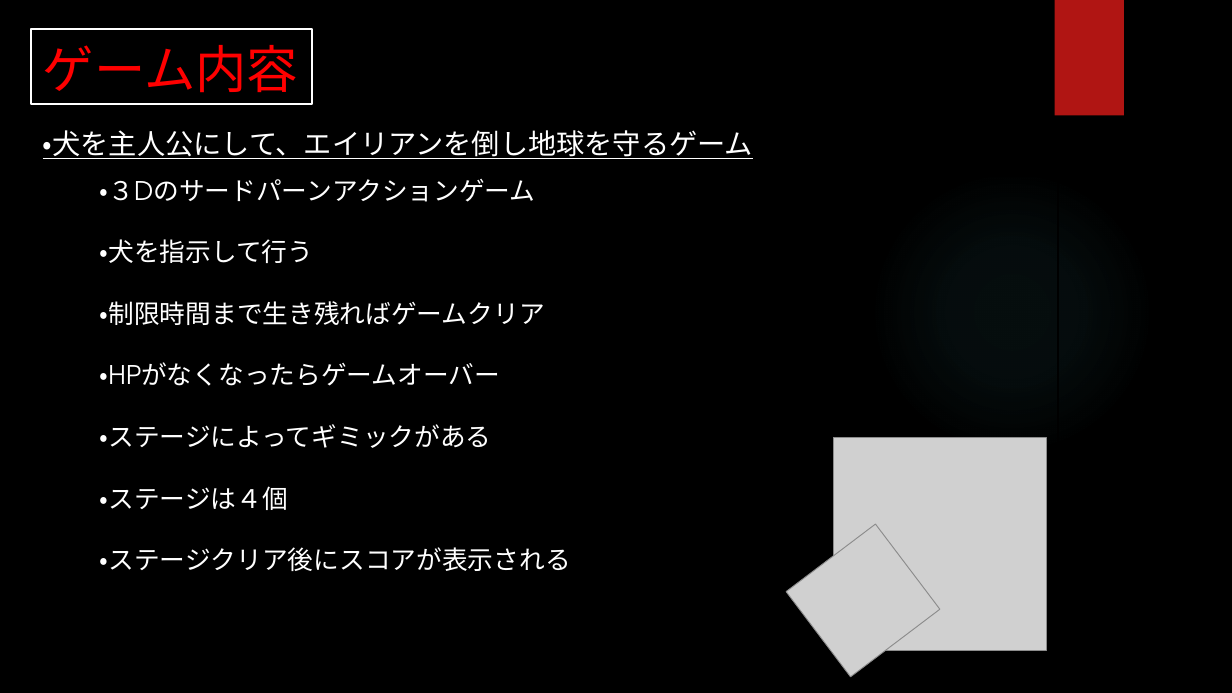
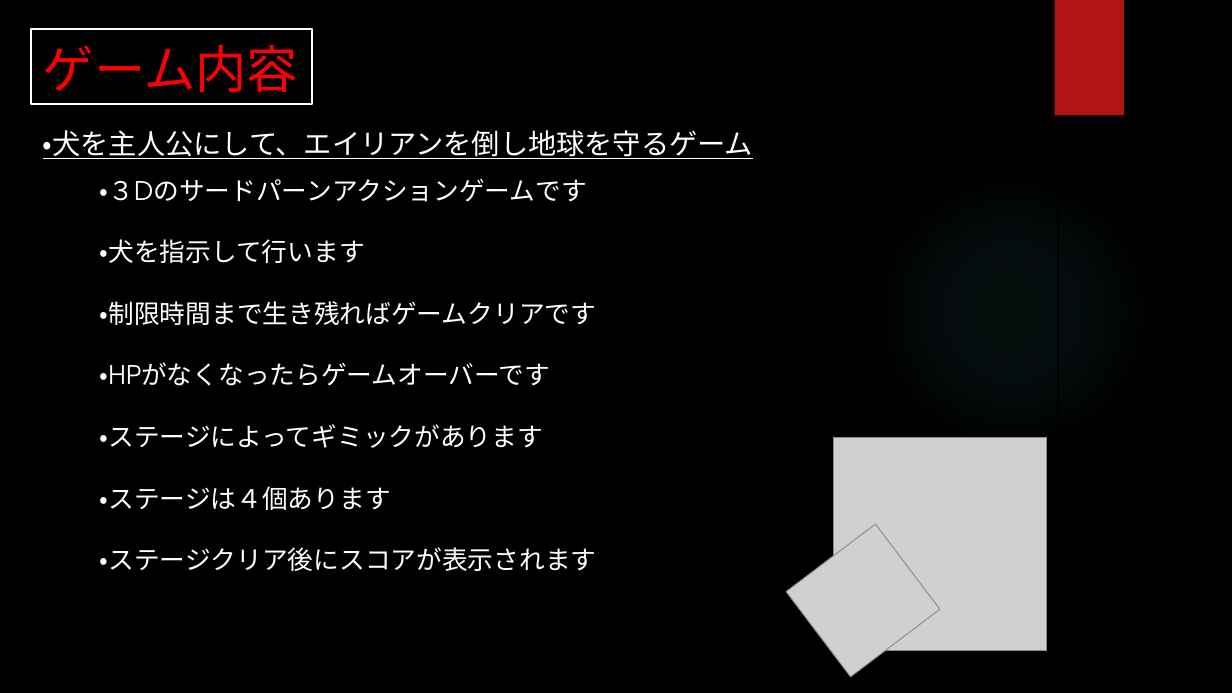
Before and after one commit to aporo1219/CreateDOG, a slide deck: slide 3 of ゲーム制作企画書.pptx. Drawn at 1232x693 pixels with LibreOffice and Linux fonts; fonts in the diff are those of the drawing; grey boxes stand for pictures; background and template pictures are left out. Boxes give left, top, right and bottom in pixels: in the first picture for what was removed or moved away, otherwise in the second. Text is boxed around its words. In the diff, an @@ line names an element or a change of style, - is before the commit and + after.

Commit message:
ゲーム企画書途中、タイトルの絵、スクリプト、BGM追加

```diff
--- a/ゲーム制作企画書.pptx
+++ b/ゲーム制作企画書.pptx
@@ text at (100, 179, 597, 571): text changed @@
-・３Dのサードパーンアクションゲーム
-・犬を指示して行う
-・制限時間まで生き残ればゲームクリア
-・HPがなくなったらゲームオーバー
-・ステージによってギミックがある
-・ステージは４個
-・ステージクリア後にスコアが表示される
+・３Dのサードパーンアクションゲームです
+・犬を指示して行います
+・制限時間まで生き残ればゲームクリアです
+・HPがなくなったらゲームオーバーです
+・ステージによってギミックがあります
+・ステージは４個あります
+・ステージクリア後にスコアが表示されます
```
Also in this commit, not shown: 2 other slides changed, 15 other files.
